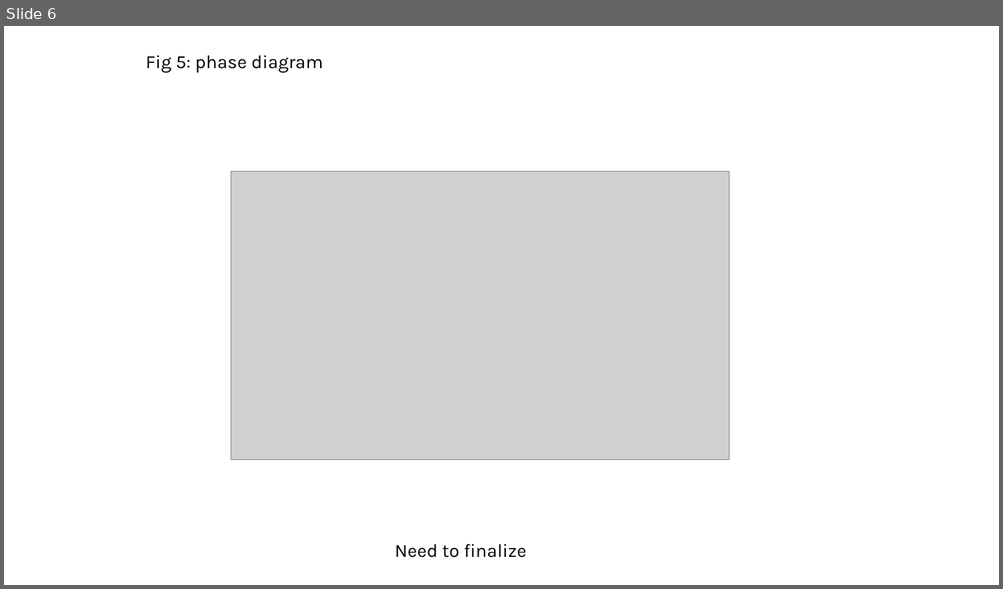
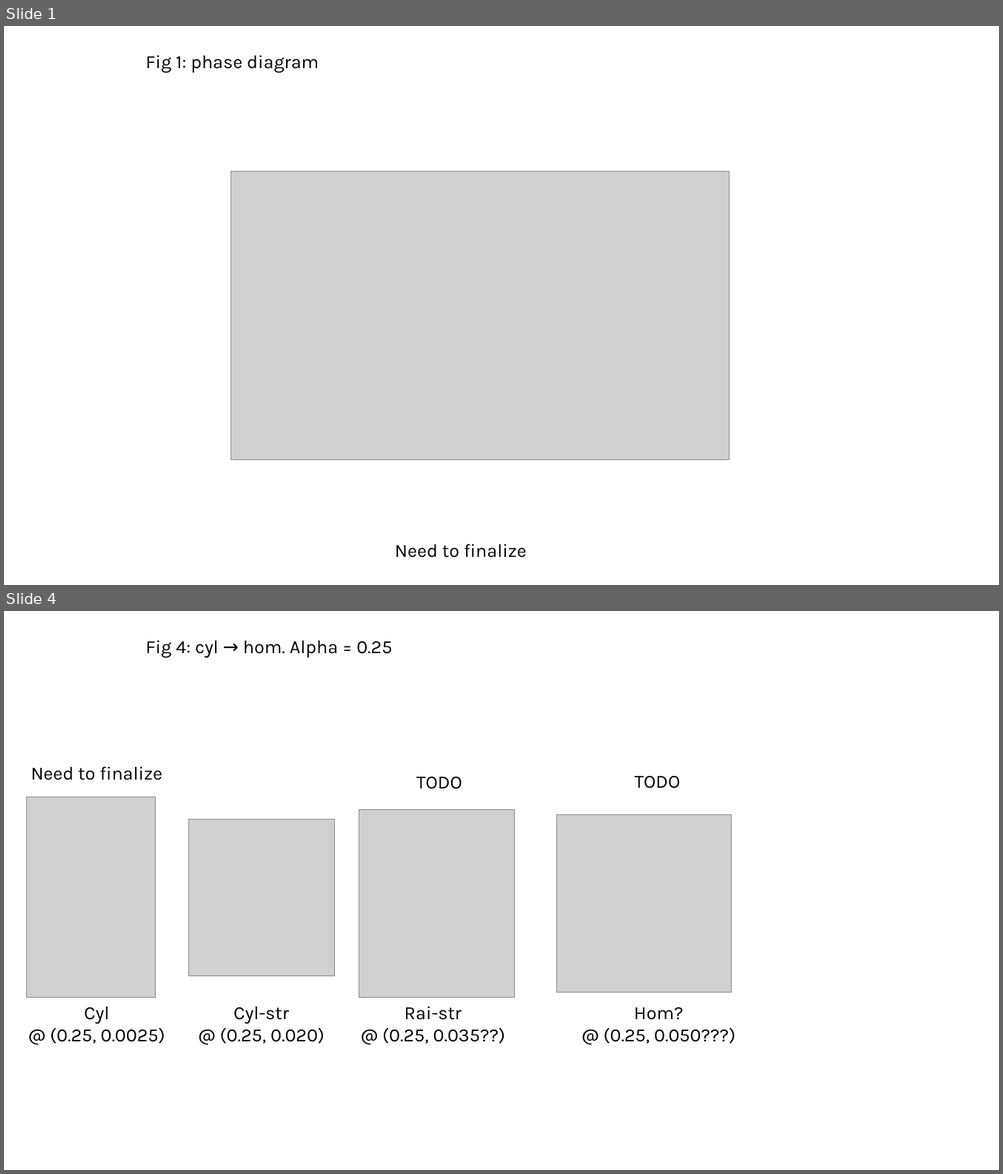
Before and after one commit to tyokokur/presentations, a slide deck: SYSG3_paper.pptx. Shown one above the other, each under a label of ours: slide 6 before the commit, slides 1 and 4 after it; the slides between them are not shown. The pictures are 1003x589 and 1003x1174 pixels, drawn with LibreOffice and Linux fonts; fonts in the diff are those of the drawing; grey boxes stand for pictures. Boxes give left, top, right and bottom in pixels: in the first picture for what was removed or moved away, otherwise in the second. Text is boxed around its words. In the diff, an @@ line names an element or a change of style, - is before the commit and + after.

```diff
--- a/SYSG3_paper.pptx
+++ b/SYSG3_paper.pptx
@@ slide 4 added at (x1=4, y1=611, x2=999, y2=1170), background #FFFFFF @@
@@ text added at (x1=145, y1=640, x2=392, y2=658), 18 pt, text #000000 @@
+Fig 4: cyl → hom. Alpha = 0.25
@@ text added at (x1=31, y1=766, x2=162, y2=780), 18 pt, text #000000 @@
+Need to finalize
@@ text added at (x1=416, y1=777, x2=462, y2=789), 18 pt, text #000000 @@
+TODO
@@ text added at (x1=634, y1=776, x2=680, y2=789), 18 pt, text #000000 @@
+TODO
@@ picture added at (x1=26, y1=797, x2=156, y2=997) @@
@@ picture added at (x1=358, y1=810, x2=515, y2=997) @@
@@ picture added at (x1=188, y1=820, x2=334, y2=977) @@
@@ picture added at (x1=556, y1=815, x2=731, y2=992) @@
@@ text added at (x1=50, y1=1006, x2=165, y2=1044), 18 pt, text #000000 @@
+Cyl
+@ (0.25, 0.0025)
@@ text added at (x1=220, y1=1006, x2=324, y2=1044), 18 pt, text #000000 @@
+Cyl-str
+@ (0.25, 0.020)
@@ text added at (x1=382, y1=1006, x2=505, y2=1044), 18 pt, text #000000 @@
+Rai-str
+@ (0.25, 0.035??)
@@ text added at (x1=603, y1=1008, x2=735, y2=1044), 18 pt, text #000000 @@
+Hom?
+@ (0.25, 0.050???)
@@ what was slide 6 is now slide 1 @@
@@ slide 1 changed as well @@
@@ text at (x1=145, y1=55, x2=318, y2=73): text changed @@
-Fig 5: phase diagram
+Fig 1: phase diagram
```
Also in this commit, not shown: 2 other slides changed, 1 other slide added, 4 slides removed.
